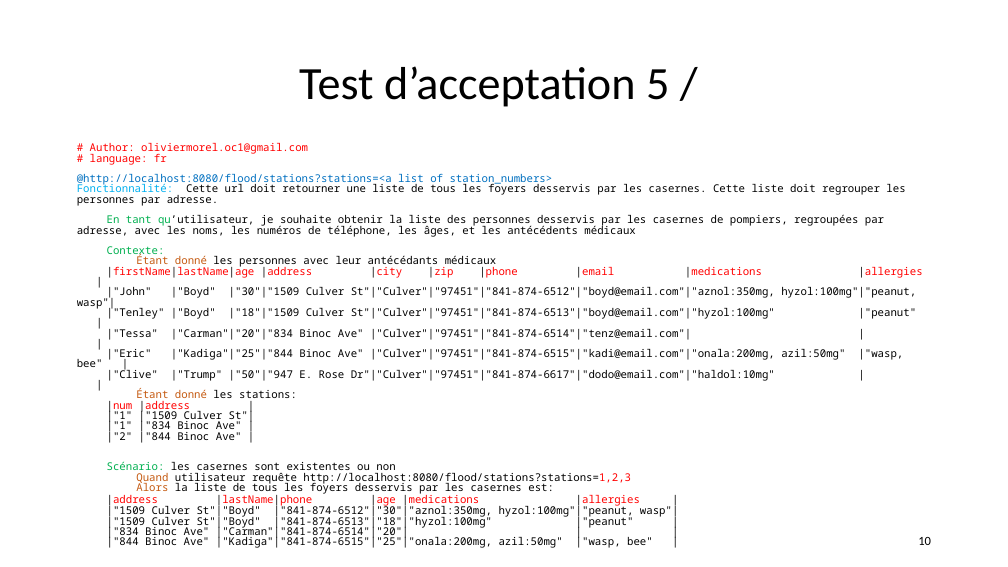
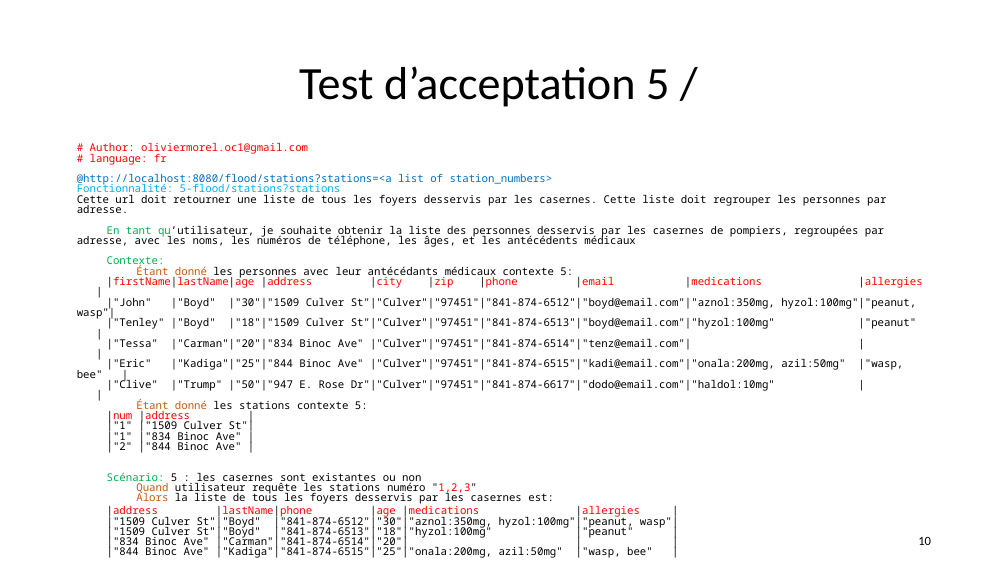
Before and after one commit to andrechico999/https-github.com-emmo78-com.safetynet.alerts, a slide deck: slide 10 of A_Livrables/MOREL_Olivier_4_slides_062022.pptx. Drawn at 1008x567 pixels with LibreOffice and Linux fonts; fonts in the diff are those of the drawing. Boxes give left, top, right and bottom in pixels: in the first picture for what was removed or moved away, otherwise in the second. Text is boxed around its words. In the diff, an @@ line names an element or a change of style, - is before the commit and + after.

```diff
--- a/A_Livrables/MOREL_Olivier_4_slides_062022.pptx
+++ b/A_Livrables/MOREL_Olivier_4_slides_062022.pptx
@@ text at [77,182,886,213]: text changed @@
-Fonctionnalité: Cette url doit retourner une liste de tous les foyers desservis par les casernes. Cette liste doit regrouper les personnes par adresse.
+Fonctionnalité: 5-flood/stations?stations
+Cette url doit retourner une liste de tous les foyers desservis par les casernes. Cette liste doit regrouper les personnes par adresse.
@@ text at [136,265,573,279]: text changed @@
-Étant donné les personnes avec leur antécédants médicaux
+Étant donné les personnes avec leur antécédants médicaux contexte 5:
@@ text at [136,399,368,413]: text changed @@
-Étant donné les stations:
+Étant donné les stations contexte 5:
@@ text at [107,472,477,495]: text changed @@
-Scénario: les casernes sont existentes ou non
-Quand utilisateur requête http://localhost:8080/flood/stations?stations=1,2,3
+Scénario: 5 : les casernes sont existantes ou non
+Quand utilisateur requête les stations numéro "1,2,3"
```
Also in this commit, not shown: 6 other slides changed, 19 other files.
